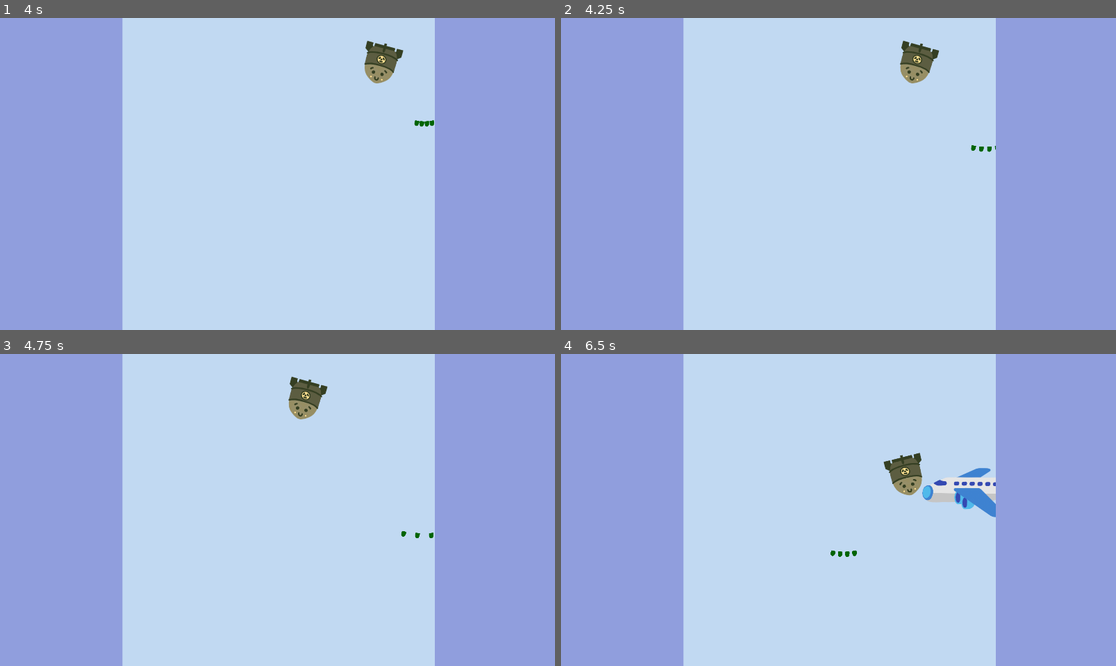
Above: before the commit, frames 1-4 (two rows, left to right).
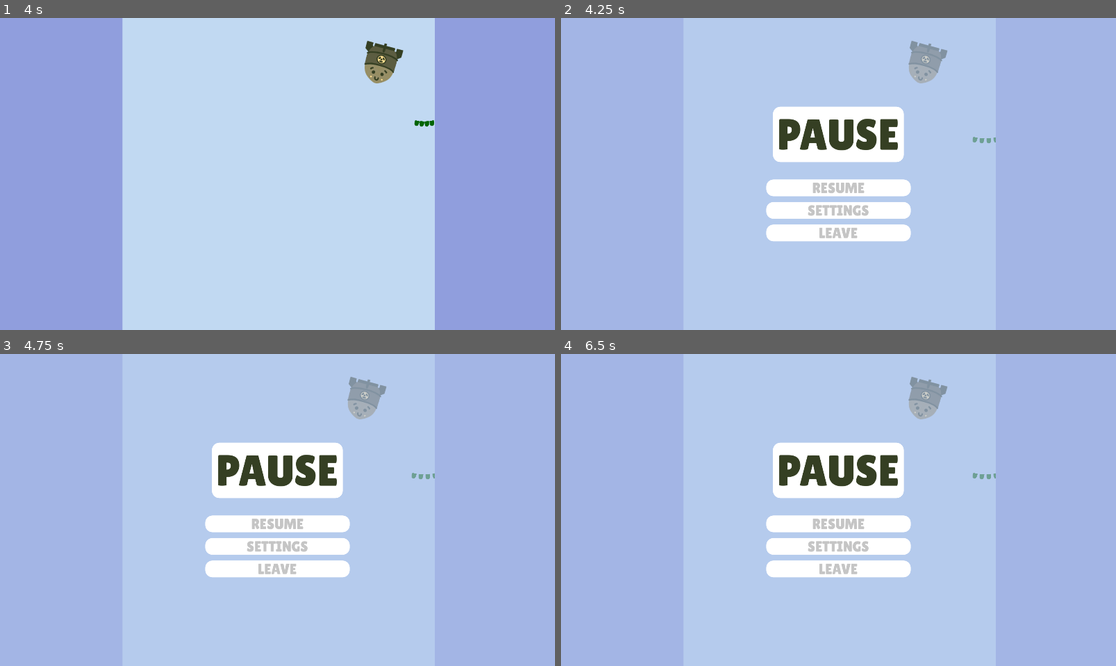
Above: after the commit, the same moments.

Repository: Hangover-Sunshine/DEFCON-JUNIOR
Game: Godot game, scene res://scenes/GameScene.tscn
The game is run twice, just before and just after one commit, with the same random seed, the same clock (stepped at 60 frames per second) and the same inputs. This scene is started directly instead of the project's main scene.
Inputs:
- Up to frame 1 (4 s): tap Enter at 0.5 s; hold D (right) 0.53-1.28 s; tap Shift (dash) at 0.6, 2.85 s; hold S (down) 1.28-2.03 s; tap Space (fire) at 1.35 s; hold D (right) 2.03-2.78 s; tap 1 (shield) at 2.1 s; hold W (up) 2.78-3.53 s; hold A (left) from 3.53 s (still down); hold Space (fire) from 3.53 s (still down)
- Up to frame 2 (4.25 s): keep holding A (left); keep holding Space (fire); tap Escape (pause, bound only after the commit) at 4.15 s
- Up to frame 3 (4.75 s): keep holding A (left); release Space (fire) at 4.28 s; tap 1 (shield) at 4.35 s
- Up to frame 4 (6.5 s): release A (left) at 5.03 s; hold S (down) 5.03-5.78 s; tap Shift (dash) at 5.1 s; hold D (right) from 5.78 s (still down); tap Space (fire) at 5.85 s

Frame 1 is identical in both runs. In frame 2, 9.2% of the frame differs, in the area x 36-79%, y 7-72%; in frame 3, 9.7%; in frame 4, 11%.

Commit message:
added pause menu

Diff:
--- /dev/null
+++ b/prefabs/art/cloud.tscn
@@ -0,0 +1,22 @@
+[gd_scene load_steps=3 format=3 uid="uid://d2prn87ykcylh"]
+
+[ext_resource type="Texture2D" uid="uid://b6007fg6iyedm" path="res://assets/sprites/environment/Env_Nuke2.png" id="1_qeiu5"]
+[ext_resource type="Script" path="res://scripts/game/cloud.gd" id="1_x3hkq"]
+
+[node name="Cloud" type="Node2D"]
+script = ExtResource("1_x3hkq")
+
+[node name="CloseCloud" type="Sprite2D" parent="."]
+visible = false
+texture = ExtResource("1_qeiu5")
+
+[node name="FarCloud" type="Sprite2D" parent="."]
+visible = false
+modulate = Color(0.913725, 0.913725, 0.913725, 1)
+scale = Vector2(0.3, 0.3)
+texture = ExtResource("1_qeiu5")
+
+[node name="VisibleOnScreenNotifier2D" type="VisibleOnScreenNotifier2D" parent="."]
+rect = Rect2(-180, -10, 360, 120)
+
+[connection signal="screen_exited" from="VisibleOnScreenNotifier2D" to="." method="_on_visible_on_screen_notifier_2d_screen_exited"]
--- a/project.godot
+++ b/project.godot
@@ -10,7 +10,7 @@
 
 [application]
 
-config/name="GWJ69-Void"
+config/name="DEFCON JUNIOR"
 config/version="1.0"
 run/main_scene="res://scenes/MainScene.tscn"
 config/features=PackedStringArray("4.2", "GL Compatibility")
@@ -72,6 +72,11 @@
 "events": [Object(InputEventKey,"resource_local_to_scene":false,"resource_name":"","device":-1,"window_id":0,"alt_press …(182 unchanged characters)…
 ]
 }
+pause={
+"deadzone": 0.5,
+"events": [Object(InputEventKey,"resource_local_to_scene":false,"resource_name":"","device":-1,"window_id":0,"alt_pressed":false,"shift_pressed":false,"ctrl_pressed":false,"meta_pressed":false,"pressed":false,"keycode":0,"physical_keycode":4194305,"key_label":0,"unicode":0,"echo":false,"script":null)
+]
+}
 
 [layer_names]
 
--- a/scenes/GameScene.tscn
+++ b/scenes/GameScene.tscn
@@ -1,15 +1,20 @@
-[gd_scene load_steps=7 format=3 uid="uid://cix7grprr55jl"]
+[gd_scene load_steps=9 format=3 uid="uid://cix7grprr55jl"]
 
+[ext_resource type="Script" path="res://scripts/system/GameScene.gd" id="1_4pqr6"]
 [ext_resource type="Script" path="res://scripts/system/GameController.gd" id="1_7g76e"]
 [ext_resource type="Resource" uid="uid://bwkshpflyauc0" path="res://prefabs/levels/TestLevel.tres" id="2_egtmf"]
 [ext_resource type="PackedScene" uid="uid://d25674hcnx2dd" path="res://prefabs/systems/rand_position.tscn" id="2_fpltr"]
 [ext_resource type="Script" path="res://scripts/game/bullet_spawn.gd" id="4_jpp3c"]
 [ext_resource type="Script" path="res://scripts/game/indicator_holder.gd" id="5_i6tk8"]
+[ext_resource type="PackedScene" uid="uid://cvws2phcvy2lr" path="res://scenes/menus/hub_pause.tscn" id="7_5w17u"]
 [ext_resource type="PackedScene" uid="uid://cff0irid7qcej" path="res://prefabs/entities/player.tscn" id="11_mavoj"]
 
 [node name="GameScene" type="Node2D"]
+process_mode = 3
+script = ExtResource("1_4pqr6")
 
 [node name="GameRoot" type="Node2D" parent="."]
+process_mode = 1
 script = ExtResource("1_7g76e")
 Levels = Array[Resource("res://scripts/resources/LevelResource.gd")]([ExtResource("2_egtmf")])
 
@@ -72,6 +77,12 @@
 z_index = 0
 position = Vector2(957, 157)
 
+[node name="PauseCanvasLayer" type="CanvasLayer" parent="."]
+process_mode = 2
+visible = false
+
+[node name="HubPause" parent="PauseCanvasLayer" instance=ExtResource("7_5w17u")]
+
 [connection signal="timeout" from="GameRoot/Info/GameTimer" to="GameRoot" method="_on_game_timer_timeout"]
 [connection signal="timeout" from="GameRoot/Info/MissileTimer" to="GameRoot" method="_on_missile_timer_timeout"]
 [connection signal="timeout" from="GameRoot/Info/JetTimer" to="GameRoot" method="_on_jet_timer_timeout"]
--- /dev/null
+++ b/scripts/game/cloud.gd
@@ -0,0 +1,25 @@
+extends Node2D
+
+var speed:float
+
+var target:Vector2
+
+func setup(nearness):
+	match nearness:
+		0:
+			$CloseCloud.visible = true
+			speed = 400
+		1:
+			$FarCloud.visible = true
+			speed = 250
+		##
+	##
+##
+
+func _process(delta):
+	pass
+##
+
+func _on_visible_on_screen_notifier_2d_screen_exited():
+	queue_free()
+##
--- /dev/null
+++ b/scripts/system/GameScene.gd
@@ -0,0 +1,10 @@
+extends Node2D
+
+@onready var pause_canvas_layer = $PauseCanvasLayer
+
+func _input(event):
+	if event.is_action_pressed("pause"):
+		get_tree().paused = !get_tree().paused
+		pause_canvas_layer.visible = get_tree().paused
+	##
+##
